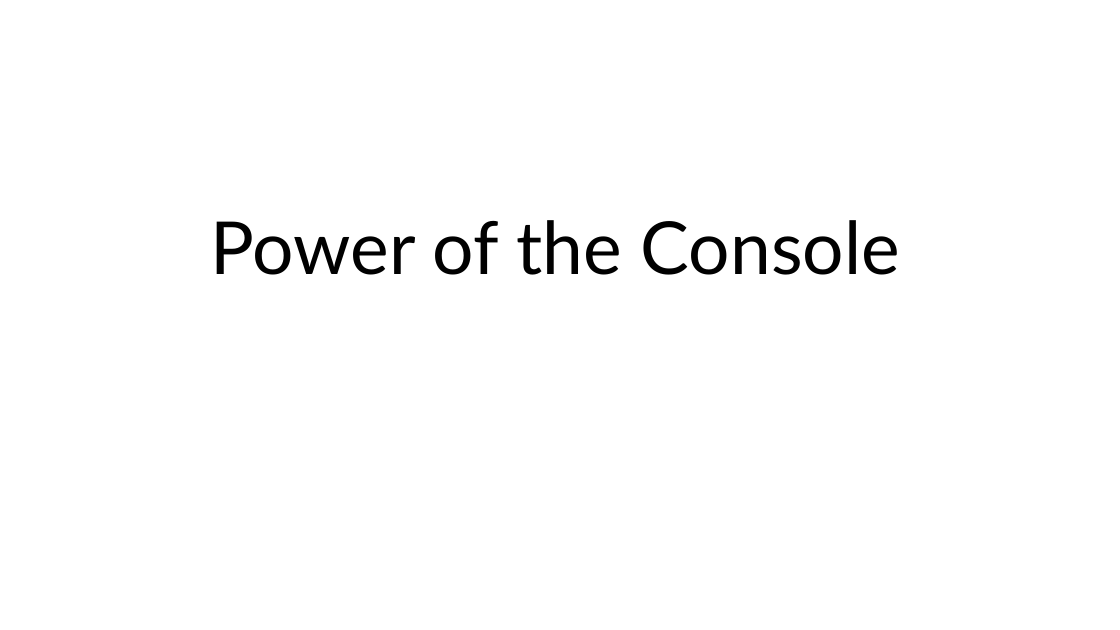
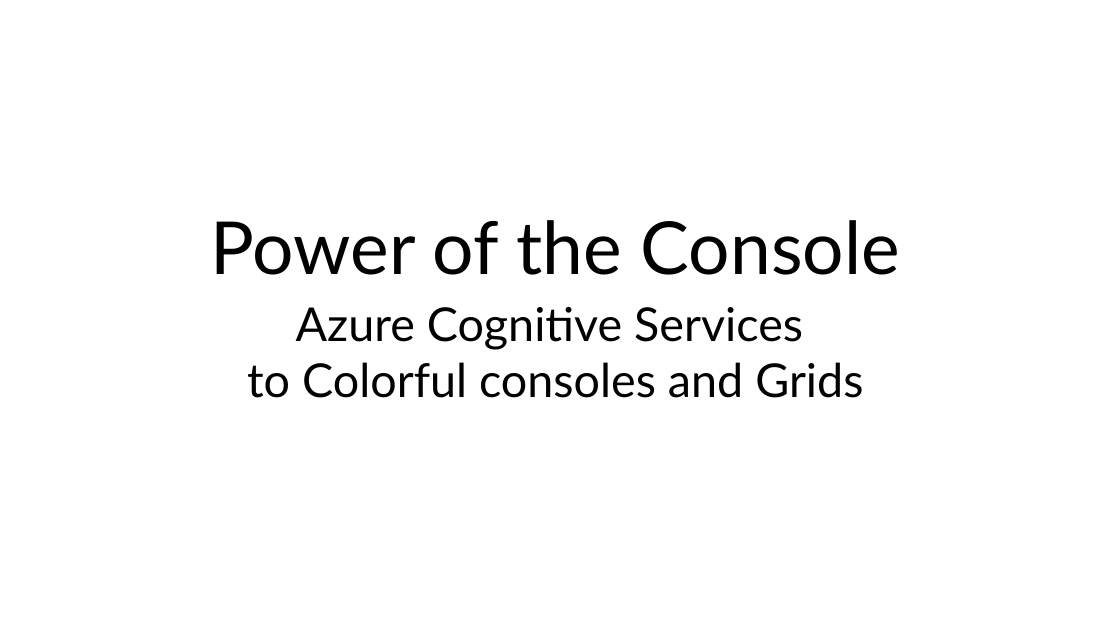
Before and after one commit to PrateekKumarSingh/Presentations, a slide deck: slide 1 of Power-of-the-Console/ppt/Power-of-the-console.pptx. Drawn at 1120x630 pixels with LibreOffice and Linux fonts; fonts in the diff are those of the drawing; background and template pictures are left out. Boxes give left, top, right and bottom in pixels: in the first picture for what was removed or moved away, otherwise in the second. Text is boxed around its words. In the diff, an @@ line names an element or a change of style, - is before the commit and + after.

```diff
--- a/Power-of-the-Console/ppt/Power-of-the-console.pptx
+++ b/Power-of-the-Console/ppt/Power-of-the-console.pptx
@@ text added at (247, 306, 863, 398), 60 pt, text #000000 @@
+Azure Cognitive Services
+to Colorful consoles and Grids
```
Also in this commit, not shown: 3 other slides changed, 8 slides added, 3 slides removed, 41 other files.
